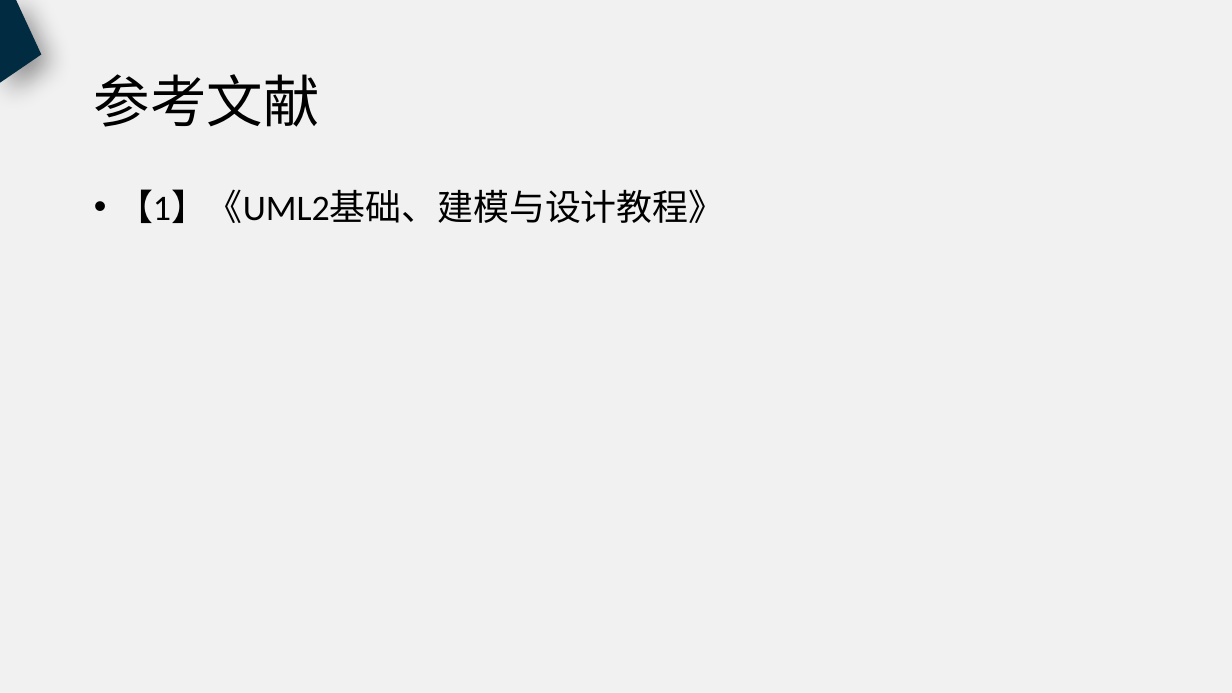
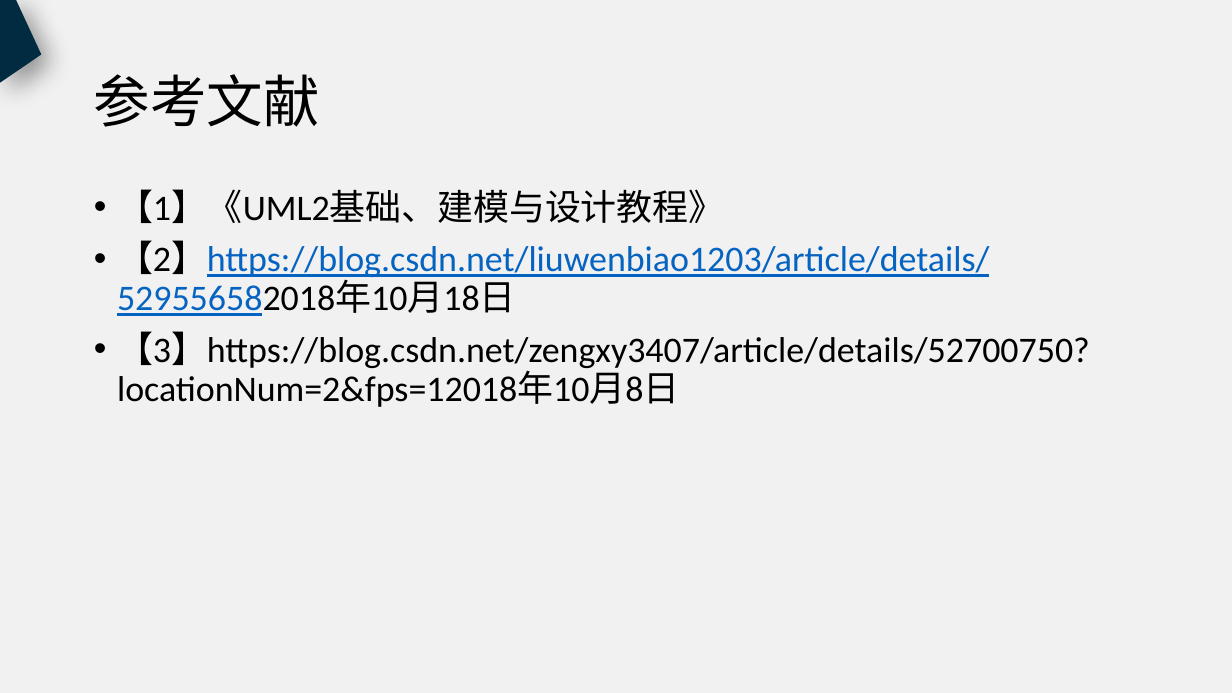
Before and after one commit to PRD2018-G18/PRD2018, a slide deck: slide 48 of 非受控文档/过程文档/UML工具/UML工具.pptx (slide 58 before the commit). Drawn at 1232x693 pixels with LibreOffice and Linux fonts; fonts in the diff are those of the drawing. Boxes give left, top, right and bottom in pixels: in the first picture for what was removed or moved away, otherwise in the second. Text is boxed around its words. In the diff, an @@ line names an element or a change of style, - is before the commit and + after.

```diff
--- a/非受控文档/过程文档/UML工具/UML工具.pptx
+++ b/非受控文档/过程文档/UML工具/UML工具.pptx
@@ text at (117, 240, 1090, 407): paragraphs added @@
+• 【2】https://blog.csdn.net/liuwenbiao1203/article/details/529556582018年10月18日
+• 【3】https://blog.csdn.net/zengxy3407/article/details/52700750?locationNum=2&fps=12018年10月8日
```
Also in this commit, not shown: 15 other slides changed, 5 slides added, 15 slides removed.
